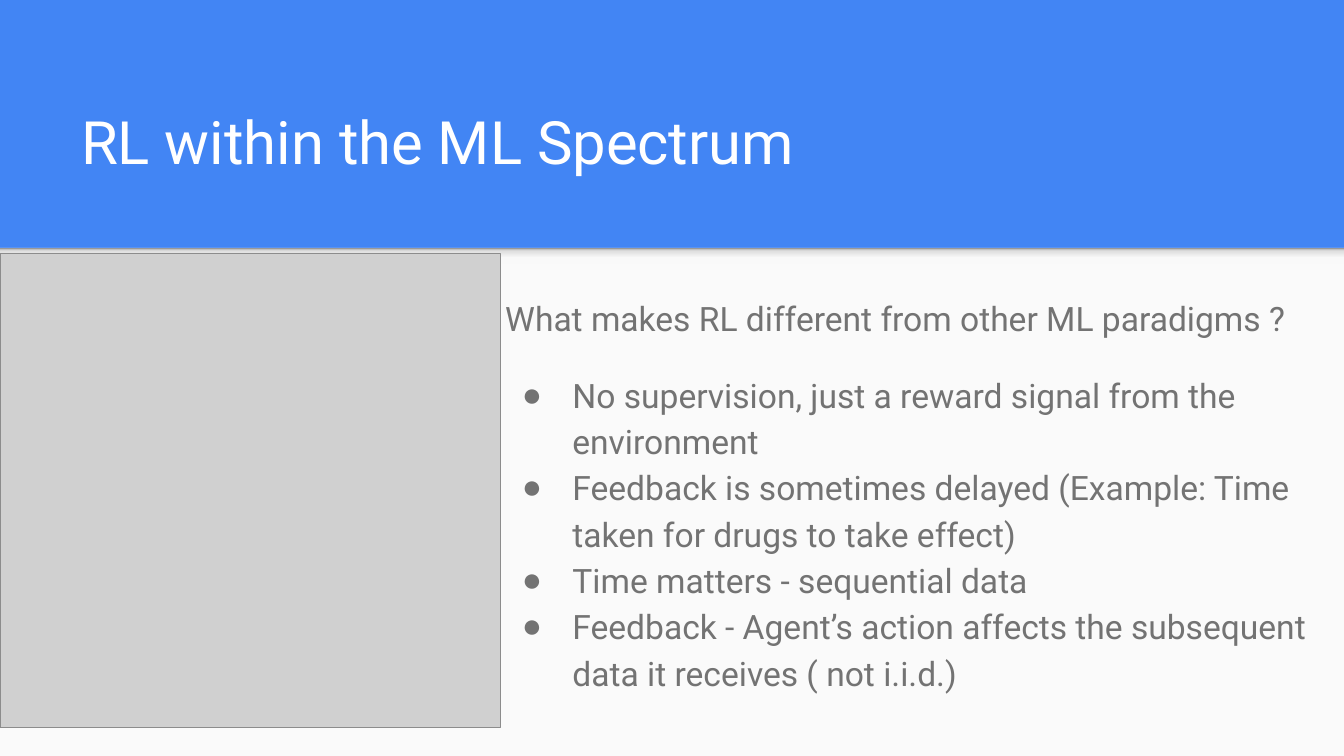
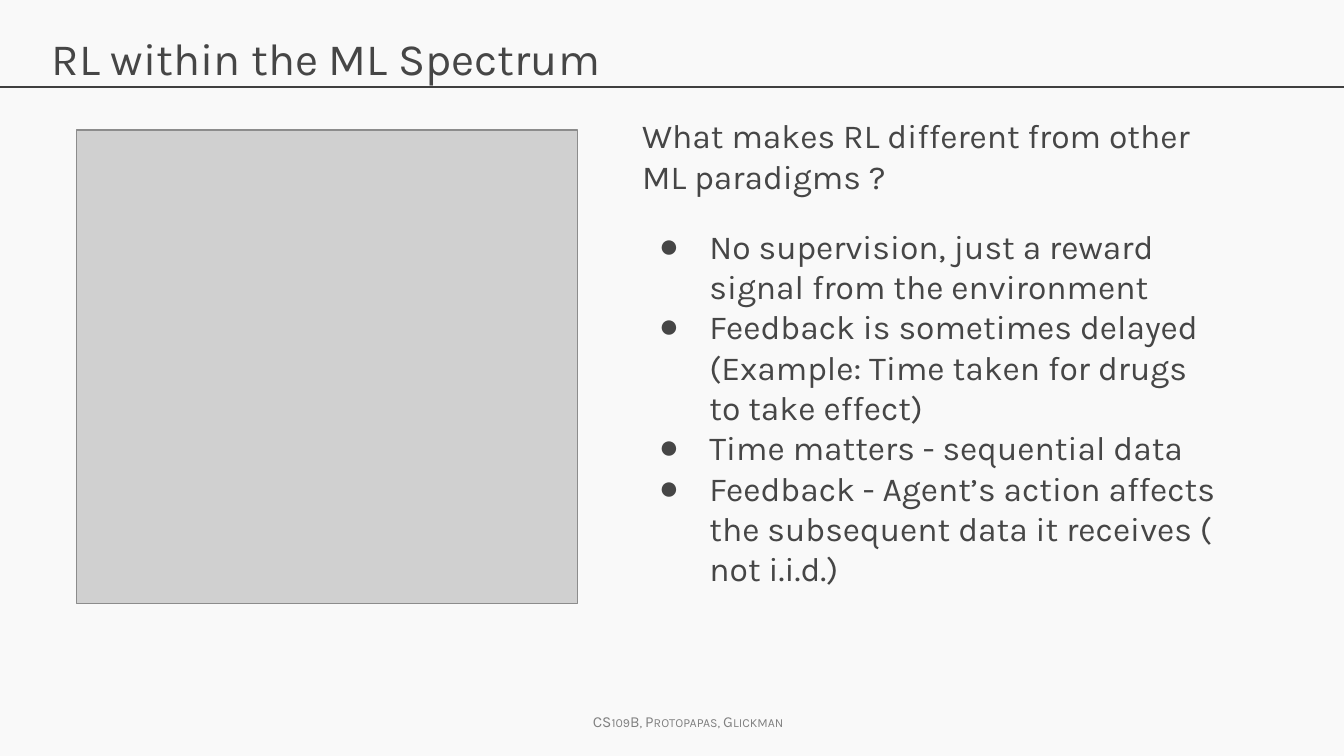
Before and after one commit to Harvard-IACS/2019-CS109B, a slide deck: slide 18 of content/lectures/lecture14/presentation/cs109b_lecture14_RL.pptx (slide 4 before the commit). Drawn at 1344x756 pixels with LibreOffice and Linux fonts; fonts in the diff are those of the drawing; grey boxes stand for pictures; background and template pictures are left out. Boxes give left, top, right and bottom in pixels: in the first picture for what was removed or moved away, otherwise in the second. Text is boxed around its words. In the diff, an @@ line names an element or a change of style, - is before the commit and + after.

```diff
--- a/content/lectures/lecture14/presentation/cs109b_lecture14_RL.pptx
+++ b/content/lectures/lecture14/presentation/cs109b_lecture14_RL.pptx
@@ background #4285F4 to #F9F9F9 @@
@@ title "RL within the ML Spectrum": place and size @@
-title "RL within the ML Spectrum" at [81,119,794,176]
+title "RL within the ML Spectrum" at [52,44,599,86]
@@ title "RL within the ML Spectrum" at [52,44,599,86]: size 32 to 24 pt, font Roboto to Karla, text colour #FFFFFF to #464646; vertical alignment bottom to top @@
@@ line added from (0, 87) to (1344, 87), #404040 0.75 pt @@
@@ text "What makes RL different from ...": place and size @@
-text "What makes RL different from ..." at [505,305,1306,694]
+text "What makes RL different from ..." at [642,125,1215,585]
@@ text "What makes RL different from ..." at [642,125,1215,585]: font Roboto to Karla, text colour #737373 to #464646; line spacing 1.15 to 1 @@
@@ picture: place and size @@
-picture at [0,254,501,728]
+picture at [77,130,578,605]
@@ rectangle removed at [0,247,1344,755] @@
@@ rectangle removed at [0,247,1344,263] @@
@@ text added at [579,706,806,738], 8.2 pt, text #808080, small capitals @@
+CS109B, Protopapas, Glickman
```
Also in this commit, not shown: 16 other slides changed, 41 slides added, 11 slides removed, 1 other file.
